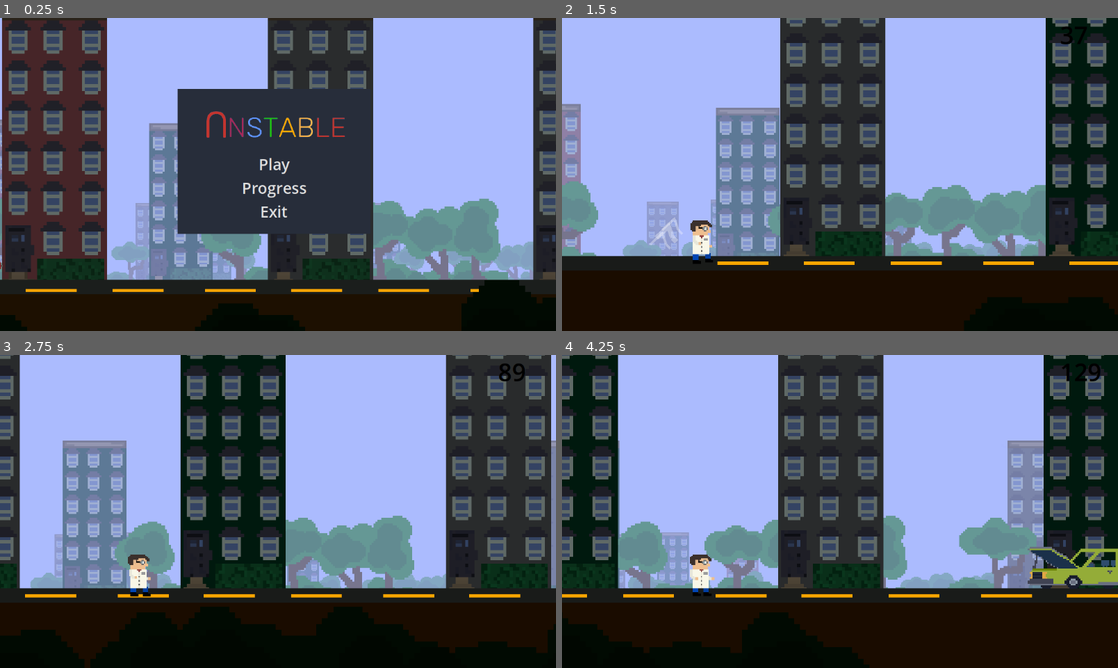
Above: before the commit, frames 1-4 (two rows, left to right).
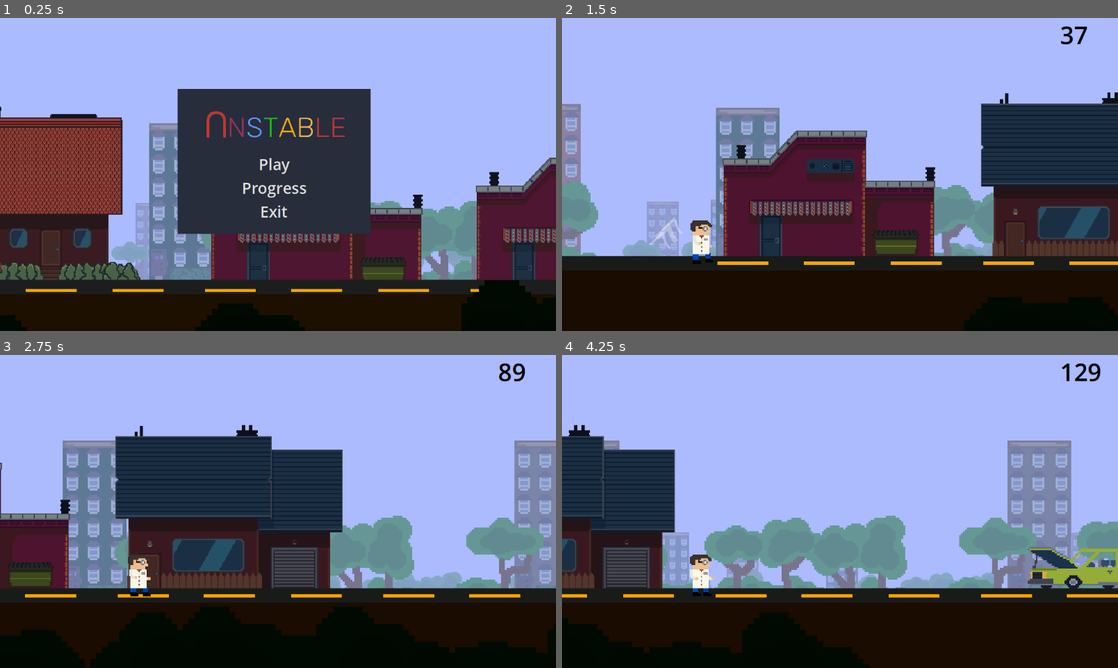
Above: after the commit, the same moments.

Repository: kir-55/Unstable
Game: Godot game, scene res://Scenes/main.tscn
Same seed, same stepped clock (60 frames per second), same inputs: the game is played once before the commit and once after it.
Inputs (mouse positions are in pixels of both pictures, inside the frame that each line leads up to):
- Up to frame 1 (0.25 s): no input
- Up to frame 2 (1.5 s): click "Play" at 0.5 s; move the mouse to (962, 158) at 1.27 s; hold Space (up) from 1.28 s (still down); tap S (bottom) at 1.35 s; click (962, 158) at 1.42 s
- Up to frame 3 (2.75 s): release Space (up) at 2 s; drag from (166, 527) to (250, 574) at 2.02 s
- Up to frame 4 (4.25 s): move the mouse to (895, 442) at 2.77 s; tap A (stop) at 2.85 s; drag from (812, 574) to (673, 464) at 3.52 s

The runs differ from the first frame. In frame 1, 33% of the frame differs, in the area x 0-100%, y 0-84%; in frame 2, 34%; in frame 3, 41%, in the area x 0-100%, y 0-75%; in frame 4, 34%.

Commit message:
Changed city house decoration texture

Diff:
--- a/Decorations/City/house.tres
+++ b/Decorations/City/house.tres
@@ -8,7 +8,7 @@
 prefab = ExtResource("1_sit36")
 spawn_on_center = true
 initial_chance = 100
-chance_to_spawn = 90.0
+chance_to_spawn = 40.0
 chance_multiplyer = 1
 type = 3
 incompatible_with_types = Array[int]([3])
--- a/Scenes/Decorations/hole.tscn
+++ b/Scenes/Decorations/hole.tscn
@@ -56,7 +56,6 @@
 
 [node name="CollisionShape2D" type="CollisionShape2D" parent="Barier1"]
 position = Vector2(-0.16671, 7.69048)
-scale = Vector2(1, 1)
 shape = SubResource("RectangleShape2D_ol1y4")
 
 [node name="Barier2" type="Area2D" parent="."]
--- a/Scenes/Decorations/house_city.tscn
+++ b/Scenes/Decorations/house_city.tscn
@@ -8,9 +8,9 @@
 [node name="HouseCity" type="Sprite2D"]
 self_modulate = Color(0.637843, 0.637843, 0.637843, 1)
 z_index = -2
-position = Vector2(0, -5)
-scale = Vector2(6, 6)
+position = Vector2(2, -1)
+scale = Vector2(2, 2)
 texture = ExtResource("1_nlixq")
-offset = Vector2(0.499714, -42.6667)
+offset = Vector2(-0.667, -78.133)
 script = ExtResource("2_w7xei")
 visual_variations = Array[Texture2D]([ExtResource("1_nlixq"), ExtResource("3_5uwxn"), ExtResource("4_xkmby")])
--- a/player_data.json
+++ b/player_data.json
@@ -1 +1 @@
-{"amulet_collection":[0,1,2,3,5,6,7,9,10,11,12],"best_score":4913}
+{"amulet_collection":[0,1,2,3,5,6,7,9,10,11,12,8,4],"best_score":4913}
--- a/project.godot
+++ b/project.godot
@@ -68,6 +68,7 @@
 "deadzone": 0.5,
 "events": [Object(InputEventKey,"resource_local_to_scene":false,"resource_name":"","device":-1,"window_id":0,"alt_press …(182 unchanged characters)…
 , Object(InputEventKey,"resource_local_to_scene":false,"resource_name":"","device":-1,"window_id":0,"alt_pressed":false,"shift_pressed":false,"ctrl_pressed":false,"meta_pressed":false,"pressed":false,"keycode":0,"physical_keycode":68,"key_label":0,"unicode":100,"echo":false,"script":null)
+, Object(InputEventKey,"resource_local_to_scene":false,"resource_name":"","device":-1,"window_id":0,"alt_pressed":false,"shift_pressed":false,"ctrl_pressed":false,"meta_pressed":false,"pressed":false,"keycode":0,"physical_keycode":4194321,"key_label":0,"unicode":0,"echo":false,"script":null)
 ]
 }
 stop={
Binary file changed: Textures/Decorations/house1_city.png
Binary file changed: Textures/Decorations/house2_city.png
Binary file changed: Textures/Decorations/house3_city.png
